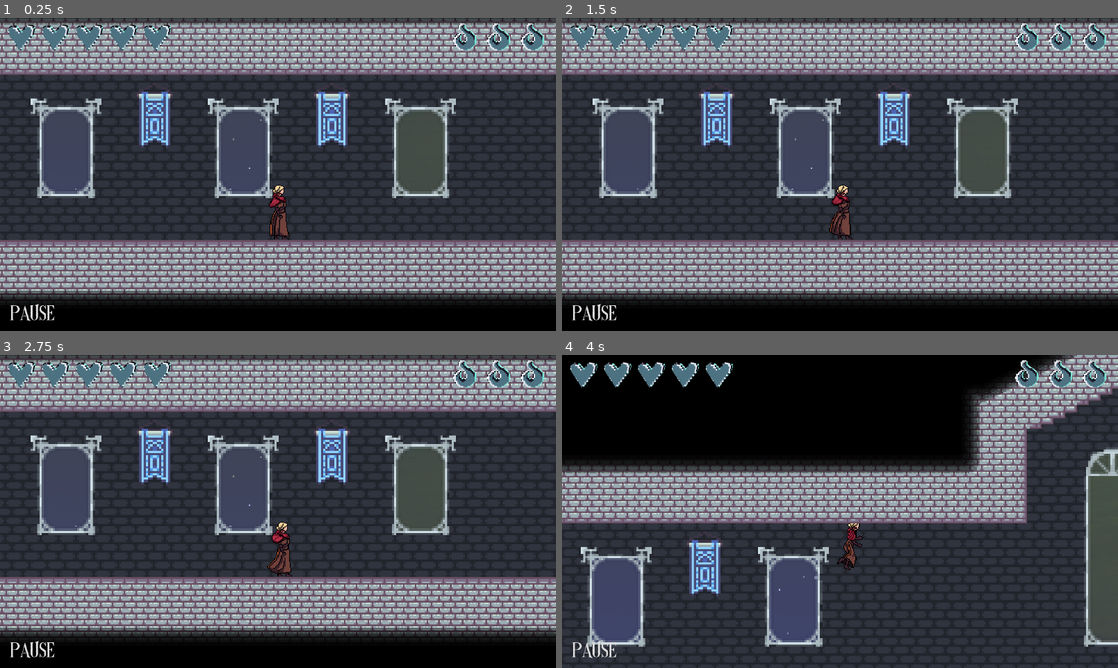
Above: before the commit, frames 1-4 (two rows, left to right).
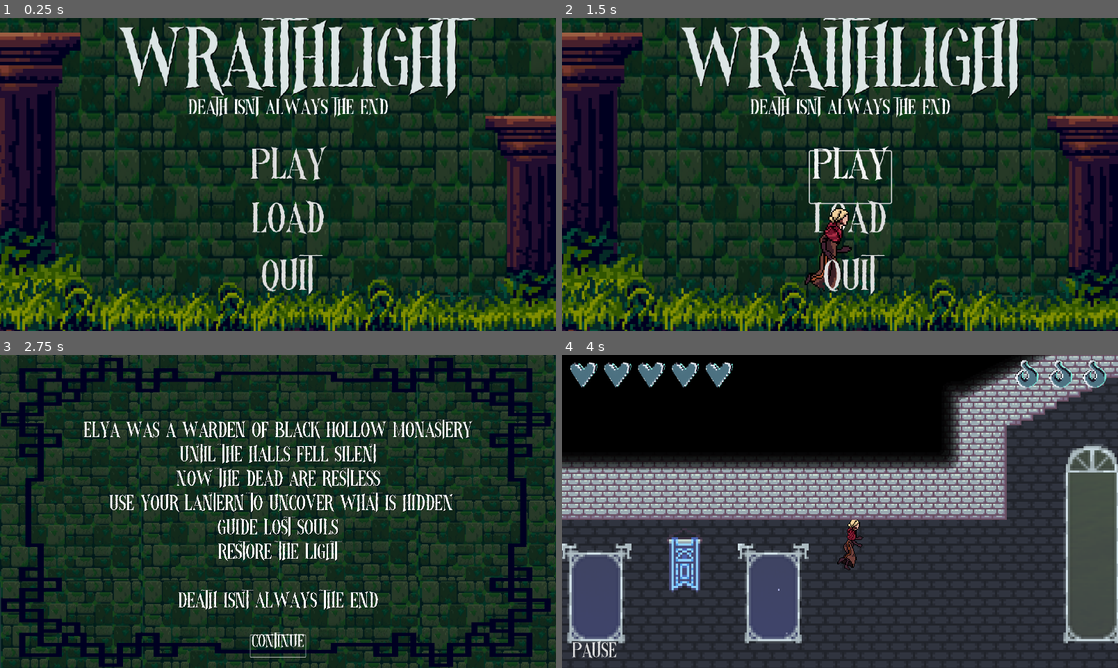
Above: after the commit, the same moments.

Repository: jnbaum/wraithlight
Game: Godot game, scene res://Levels/control.tscn
The game is run twice, just before and just after one commit, with the same random seed, the same clock (stepped at 60 frames per second) and the same inputs. Before the commit the project starts from res://Levels/level.tscn.
Inputs (mouse positions are in pixels of both pictures, inside the frame that each line leads up to):
- Up to frame 1 (0.25 s): no input
- Up to frame 2 (1.5 s): click (851, 177) at 0.5 s, where only the run after the commit has a clickable "Play"; click (851, 177) at 1.25 s, where only the run after the commit has a clickable "Play"
- Up to frame 3 (2.75 s): click (278, 646) at 2 s, where only the run after the commit has a clickable "Continue"
- Up to frame 4 (4 s): click (840, 646) at 2.75 s, where only the run after the commit has a clickable "Continue"; hold D (move_right) from 3.53 s (still down); tap E (melee) at 3.6 s; tap Space (jump) at 3.77 s; tap Q (shoot) at 3.8 s

The runs differ from the first frame. In frame 1, 87% of the frame differs, in the area x 0-100%, y 0-100%; in frame 2, 87%; in frame 3, 82%; in frame 4, 28%.

Commit message:
Update project.godot

Diff:
--- a/project.godot
+++ b/project.godot
@@ -11,7 +11,7 @@
 [application]
 
 config/name="WraitlightPreview"
-run/main_scene="res://Levels/level.tscn"
+run/main_scene="res://Levels/control.tscn"
 config/features=PackedStringArray("4.3", "Forward Plus")
 config/icon="res://icon.svg"
 
@@ -63,6 +63,16 @@
 "events": [Object(InputEventKey,"resource_local_to_scene":false,"resource_name":"","device":-1,"window_id":0,"alt_press …(191 unchanged characters)…
 ]
 }
+shoot={
+"deadzone": 0.5,
+"events": [Object(InputEventKey,"resource_local_to_scene":false,"resource_name":"","device":-1,"window_id":0,"alt_pressed":false,"shift_pressed":false,"ctrl_pressed":false,"meta_pressed":false,"pressed":false,"keycode":0,"physical_keycode":81,"key_label":0,"unicode":113,"location":0,"echo":false,"script":null)
+]
+}
+melee={
+"deadzone": 0.5,
+"events": [Object(InputEventKey,"resource_local_to_scene":false,"resource_name":"","device":-1,"window_id":0,"alt_pressed":false,"shift_pressed":false,"ctrl_pressed":false,"meta_pressed":false,"pressed":false,"keycode":0,"physical_keycode":69,"key_label":0,"unicode":101,"location":0,"echo":false,"script":null)
+]
+}
 debug={
 "deadzone": 0.1,
 "events": [Object(InputEventKey,"resource_local_to_scene":false,"resource_name":"","device":-1,"window_id":0,"alt_press …(192 unchanged characters)…
@@ -71,16 +81,6 @@
 clear_save={
 "deadzone": 0.5,
 "events": [Object(InputEventKey,"resource_local_to_scene":false,"resource_name":"","device":-1,"window_id":0,"alt_press …(192 unchanged characters)…
-]
-}
-shoot={
-"deadzone": 0.5,
-"events": [Object(InputEventKey,"resource_local_to_scene":false,"resource_name":"","device":-1,"window_id":0,"alt_pressed":false,"shift_pressed":false,"ctrl_pressed":false,"meta_pressed":false,"pressed":false,"keycode":0,"physical_keycode":81,"key_label":0,"unicode":113,"location":0,"echo":false,"script":null)
-]
-}
-melee={
-"deadzone": 0.5,
-"events": [Object(InputEventKey,"resource_local_to_scene":false,"resource_name":"","device":-1,"window_id":0,"alt_pressed":false,"shift_pressed":false,"ctrl_pressed":false,"meta_pressed":false,"pressed":false,"keycode":0,"physical_keycode":69,"key_label":0,"unicode":101,"location":0,"echo":false,"script":null)
 ]
 }
 
